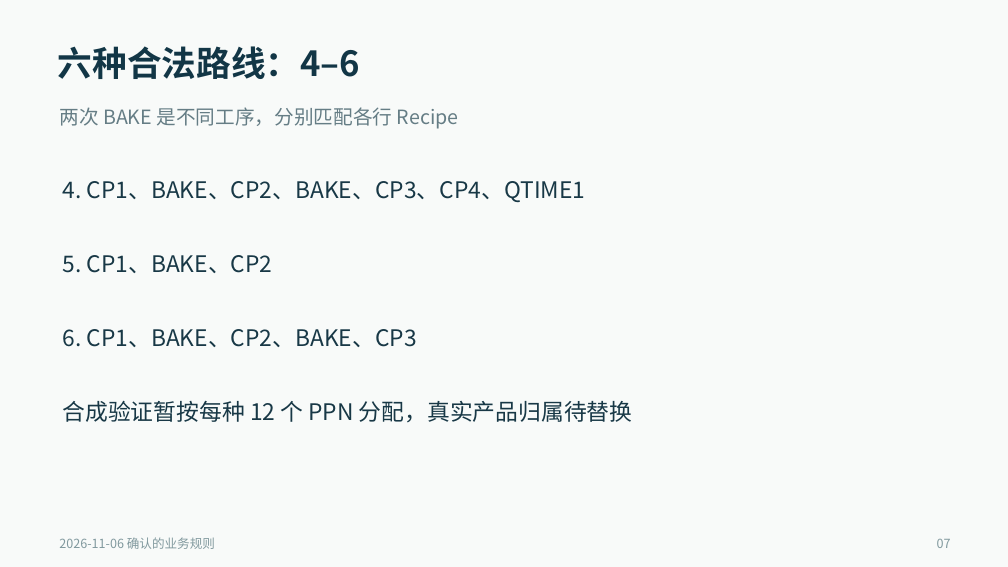
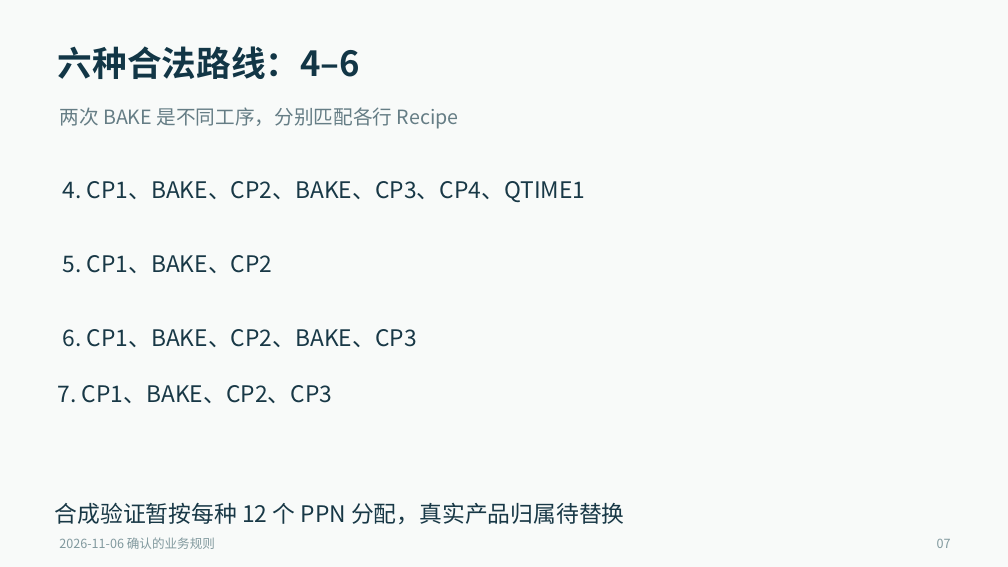
Before and after one commit to Zhang-Xinyang1/Testing, a slide deck: slide 7 of output/Testing排程_wafer口径与六种路线.pptx. Drawn at 1008x567 pixels with LibreOffice and Linux fonts; fonts in the diff are those of the drawing. Boxes give left, top, right and bottom in pixels: in the first picture for what was removed or moved away, otherwise in the second. Text is boxed around its words. In the diff, an @@ line names an element or a change of style, - is before the commit and + after.

```diff
--- a/output/Testing排程_wafer口径与六种路线.pptx
+++ b/output/Testing排程_wafer口径与六种路线.pptx
@@ text added at (58,385,332,403), 21.8 pt, text #183846 @@
+7. CP1、BAKE、CP2、CP3
@@ text "合成验证暂按每种 12 个 PPN 分配，真实产品归属待替换": place and size @@
-text "合成验证暂按每种 12 个 PPN 分配，真实产品归属待替换" at (63,401,633,423)
+text "合成验证暂按每种 12 个 PPN 分配，真实产品归属待替换" at (55,503,625,525)
```
Also in this commit, not shown: 20 other files.
